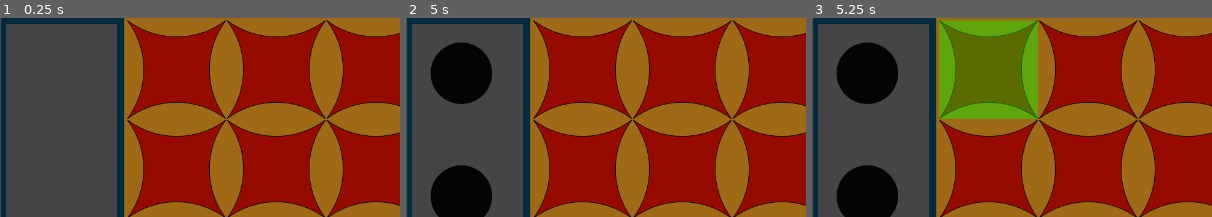
Above: before the commit, frames 1-3 (left to right).
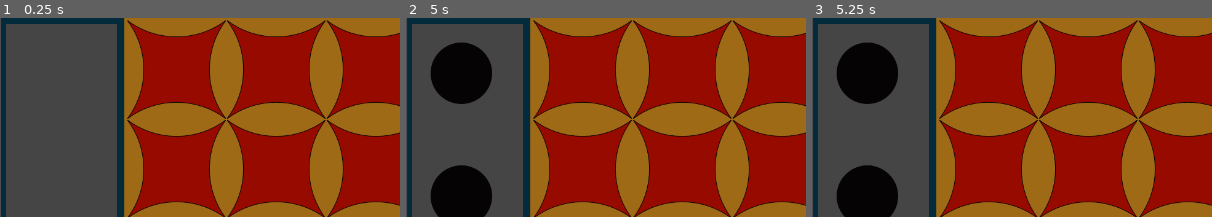
Above: after the commit, the same moments.

Repository: Abdelrahman-Sherif-Fayez/Gobblet-Game
Game: Godot game, scene res://gui.tscn
Same seed, same stepped clock (60 frames per second), same inputs: the game is played once before the commit and once after it.
Inputs (mouse positions are % of the whole screen's width and height, from its top left):
- Up to frame 1 (0.25 s): no input
- Up to frame 2 (5 s): click "StartGame" at 0.5 s; click "StartGame" at 1.25 s; click "Test" at 2 s; click "Test" at 2.75 s; click "StartGame" at 3.5 s; click "Test" at 4.25 s
- Up to frame 3 (5.25 s): tap Enter at 5 s; move the mouse to (72, 45) at 5.02 s; press the mouse at (72, 45) at 5.03 s
The pictures show only the part of the screen within x 0-50%, y 0-50%; the shares and areas given below are measured in that part.

Frames 1-2 are identical in both runs. In frame 3, 12% of the frame differs, in the area x 31-57%, y 1-51%.
Error after the commit: Invalid call to function 'get_XL_moves' in base 'Node (GeneratePath.gd)'. Expected 3 arguments. (res://GUI.gd:131)

Commit message:
Exchanged Functions Positions to the needed location
Transported needed Functions from Bitboard to GeneratePath
Added handles to both files as imports

Diff:
--- a/Bitboard.gd
+++ b/Bitboard.gd
@@ -1,5 +1,7 @@
 extends Node
 class_name Bitboard
+
+@onready var generate_path = $"../GeneratePath"
 
 var white_pieces = [0,0,0,0] #[small, medium, large, XL]
 var black_pieces = [0,0,0,0]
@@ -127,11 +129,11 @@
 
 func generate_move_set(white_pieces: Array, black_pieces: Array, is_black_move: bool) -> Array:
 	var possible_moves = []
-	var XL_moves = get_XL_moves(white_pieces, black_pieces, is_black_move)
-	var L_moves = get_L_moves(white_pieces, black_pieces, is_black_move)
-	var M_moves = get_M_moves(white_pieces, black_pieces, is_black_move)
-	var S_moves = get_S_moves(white_pieces, black_pieces, is_black_move)
-	var normal_external_moves = get_normal_external_moves(white_pieces, black_pieces, is_black_move)
+	var XL_moves = generate_path.get_XL_moves(white_pieces, black_pieces, is_black_move)
+	var L_moves = generate_path.get_L_moves(white_pieces, black_pieces, is_black_move)
+	var M_moves = generate_path.get_M_moves(white_pieces, black_pieces, is_black_move)
+	var S_moves = generate_path.get_S_moves(white_pieces, black_pieces, is_black_move)
+	var normal_external_moves = generate_path.get_normal_external_moves(white_pieces, black_pieces, is_black_move)
 
 	if XL_moves.size() > 0:
 		for move in XL_moves:
@@ -185,28 +187,6 @@
 				available_sizes.append(false)
 	return available_sizes
 
-func get_normal_external_moves(white_pieces, black_pieces, is_black_move):
-	var mask = 0b0000000000000001
-	var external_moves = []
-	var num_of_remaining_pieces
-	if is_black_move:
-		num_of_remaining_pieces = self.get_remaining_pieces(black_pieces)
-	else:
-		num_of_remaining_pieces = self.get_remaining_pieces(white_pieces)
-	for i in range(4):
-		if i < 3:
-			if num_of_remaining_pieces[i] != 0 and num_of_remaining_pieces[i+1] < 3:
-				var moves = self.get_moves_to_empty_cell(white_pieces, black_pieces, i, is_black_move)
-				if moves.size() > 0:
-					for move in moves:
-						external_moves.append(move)
-		else:
-			var moves = self.get_moves_to_empty_cell(white_pieces, black_pieces, i, is_black_move)
-			if moves.size() > 0:
-				for move in moves:
-					external_moves.append(move)
-	return external_moves
-
 func get_moves_to_empty_cell(white_pieces, black_pieces, size, is_black_move):
 	var temp_board = []
 	var mask = 0b0000000000000001
@@ -225,105 +205,6 @@
 			mask <<= 1
 	return moves
 
-func get_XL_moves(white_pieces, black_pieces, is_black_move):
-	var temp_board = []
-	var mask = 0b0000000000000001
-	var mask2 = 0b0000000000000001
-	var XL_moves = []
-	for i in range(4):
-		temp_board.append(white_pieces[i] | black_pieces[i])
-	if is_black_move:
-		for k in range(16):
-			if (black_pieces[3] & mask) == mask:
-				for m in range(16):
-					if (temp_board[3] & mask2) == 0:
-						XL_moves.append(Move.new(k, m, 3, true))
-					mask2 <<= 1
-			mask <<= 1
-	else:
-		for k in range(16):
-			if (white_pieces[3] & mask) == mask:
-				for m in range(16):
-					if (temp_board[3] & mask2) == 0:
-						XL_moves.append(Move.new(k, m, 3, false))
-					mask2 <<= 1
-			mask <<= 1
-	return XL_moves
-
-func get_L_moves(white_pieces, black_pieces, is_black_move):
-	var temp_board = []
-	var mask = 0b0000000000000001
-	var mask2 = 0b0000000000000001
-	var L_moves = []
-	for i in range(4):
-		temp_board.append(white_pieces[i] | black_pieces[i])
-	if is_black_move:
-		for k in range(16):
-			if black_pieces[2] & mask == mask:
-				for m in range(16):
-					if (temp_board[3] & mask2) == 0 and (temp_board[2] & mask2) == 0:
-						L_moves.append(Move.new(k, m, 2, true))
-					mask2 <<= 1
-			mask <<= 1
-	else:
-		for k in range(16):
-			if white_pieces[2] & mask == mask:
-				for m in range(16):
-					if (temp_board[3] & mask2) == 0 and (temp_board[2] & mask2) == 0:
-						L_moves.append(Move.new(k, m, 2, false))
-					mask2 <<= 1
-			mask <<= 1
-	return L_moves
-
-func get_M_moves(white_pieces, black_pieces, is_black_move):
-	var temp_board = []
-	var mask = 0b0000000000000001
-	var mask2 = 0b0000000000000001
-	var M_moves = []
-	for i in range(4):
-		temp_board.append(white_pieces[i] | black_pieces[i])
-	if is_black_move:
-		for k in range(16):
-			if black_pieces[1] & mask == mask:
-				for m in range(16):
-					if (temp_board[3] & mask2) == 0 and (temp_board[2] & mask2) == 0 and (temp_board[1] & mask2) == 0:
-						M_moves.append(Move.new(k, m, 1, true))
-					mask2 <<= 1
-			mask <<= 1
-	else:
-		for k in range(16):
-			if white_pieces[1] & mask == mask:
-				for m in range(16):
-					if (temp_board[3] & mask2) == 0 and (temp_board[2] & mask2) == 0 and (temp_board[1] & mask2) == 0:
-						M_moves.append(Move.new(k, m, 1, false))
-					mask2 <<= 1
-			mask <<= 1
-	return M_moves
-
-func get_S_moves(white_pieces, black_pieces, is_black_move):
-		var temp_board = []
-		var mask = 0b0000000000000001
-		var mask2 = 0b0000000000000001
-		var S_moves = []
-		for i in range(4):
-			temp_board.append(white_pieces[i] | black_pieces[i])
-		if is_black_move:
-			for k in range(16):
-				if black_pieces[0] & mask == mask:
-					for m in range(16):
-						if (temp_board[3] & mask2) == 0 and (temp_board[2] & mask2) == 0 and (temp_board[1] & mask2) == 0 and (temp_board[0] & mask2) == 0:
-							S_moves.append(Move.new(k, m, 1, true))
-						mask2 <<= 1
-				mask <<= 1
-		else:
-			for k in range(16):
-				if white_pieces[0] & mask == mask:
-					for m in range(16):
-						if (temp_board[3] & mask2) == 0 and (temp_board[2] & mask2) == 0 and (temp_board[1] & mask2) == 0 and (temp_board[0] & mask2) == 0:
-							S_moves.append(Move.new(k, m, 1, false))
-						mask2 <<= 1
-				mask <<= 1
-		return S_moves
 
 #will use get moves functions then seperate each option and add them to the layer
 #Returns A list of legal moves which is one layer of the tree.
--- a/GeneratePath.gd
+++ b/GeneratePath.gd
@@ -1,15 +1,127 @@
 extends Node
+
+@onready var bitboard = $"../Bitboard"
 
 #Same person of gen move set
 #takes bitboard and returns interger formed of ones placed in the cells of legal moves
-func get_XL_moves(position, board):
-	return 1
+func get_XL_moves(white_pieces, black_pieces, is_black_move):
+	var temp_board = []
+	var mask = 0b0000000000000001
+	var mask2 = 0b0000000000000001
+	var XL_moves = []
+	for i in range(4):
+		temp_board.append(white_pieces[i] | black_pieces[i])
+	if is_black_move:
+		for k in range(16):
+			if (black_pieces[3] & mask) == mask:
+				for m in range(16):
+					if (temp_board[3] & mask2) == 0:
+						XL_moves.append(Move.new(k, m, 3, true))
+					mask2 <<= 1
+			mask <<= 1
+	else:
+		for k in range(16):
+			if (white_pieces[3] & mask) == mask:
+				for m in range(16):
+					if (temp_board[3] & mask2) == 0:
+						XL_moves.append(Move.new(k, m, 3, false))
+					mask2 <<= 1
+			mask <<= 1
+	return XL_moves
 
-func get_L_moves(position, board):
-	return 2
+func get_L_moves(white_pieces, black_pieces, is_black_move):
+	var temp_board = []
+	var mask = 0b0000000000000001
+	var mask2 = 0b0000000000000001
+	var L_moves = []
+	for i in range(4):
+		temp_board.append(white_pieces[i] | black_pieces[i])
+	if is_black_move:
+		for k in range(16):
+			if black_pieces[2] & mask == mask:
+				for m in range(16):
+					if (temp_board[3] & mask2) == 0 and (temp_board[2] & mask2) == 0:
+						L_moves.append(Move.new(k, m, 2, true))
+					mask2 <<= 1
+			mask <<= 1
+	else:
+		for k in range(16):
+			if white_pieces[2] & mask == mask:
+				for m in range(16):
+					if (temp_board[3] & mask2) == 0 and (temp_board[2] & mask2) == 0:
+						L_moves.append(Move.new(k, m, 2, false))
+					mask2 <<= 1
+			mask <<= 1
+	return L_moves
 
-func get_M_moves(position, board):
-	return 4
+func get_M_moves(white_pieces, black_pieces, is_black_move):
+	var temp_board = []
+	var mask = 0b0000000000000001
+	var mask2 = 0b0000000000000001
+	var M_moves = []
+	for i in range(4):
+		temp_board.append(white_pieces[i] | black_pieces[i])
+	if is_black_move:
+		for k in range(16):
+			if black_pieces[1] & mask == mask:
+				for m in range(16):
+					if (temp_board[3] & mask2) == 0 and (temp_board[2] & mask2) == 0 and (temp_board[1] & mask2) == 0:
+						M_moves.append(Move.new(k, m, 1, true))
+					mask2 <<= 1
+			mask <<= 1
+	else:
+		for k in range(16):
+			if white_pieces[1] & mask == mask:
+				for m in range(16):
+					if (temp_board[3] & mask2) == 0 and (temp_board[2] & mask2) == 0 and (temp_board[1] & mask2) == 0:
+						M_moves.append(Move.new(k, m, 1, false))
+					mask2 <<= 1
+			mask <<= 1
+	return M_moves
 
-func get_S_moves(position, board):
-	return 8
+func get_S_moves(white_pieces, black_pieces, is_black_move):
+		var temp_board = []
+		var mask = 0b0000000000000001
+		var mask2 = 0b0000000000000001
+		var S_moves = []
+		for i in range(4):
+			temp_board.append(white_pieces[i] | black_pieces[i])
+		if is_black_move:
+			for k in range(16):
+				if black_pieces[0] & mask == mask:
+					for m in range(16):
+						if (temp_board[3] & mask2) == 0 and (temp_board[2] & mask2) == 0 and (temp_board[1] & mask2) == 0 and (temp_board[0] & mask2) == 0:
+							S_moves.append(Move.new(k, m, 1, true))
+						mask2 <<= 1
+				mask <<= 1
+		else:
+			for k in range(16):
+				if white_pieces[0] & mask == mask:
+					for m in range(16):
+						if (temp_board[3] & mask2) == 0 and (temp_board[2] & mask2) == 0 and (temp_board[1] & mask2) == 0 and (temp_board[0] & mask2) == 0:
+							S_moves.append(Move.new(k, m, 1, false))
+						mask2 <<= 1
+				mask <<= 1
+		return S_moves
+
+func get_normal_external_moves(white_pieces, black_pieces, is_black_move):
+	var mask = 0b0000000000000001
+	var external_moves = []
+	var num_of_remaining_pieces
+	if is_black_move:
+		num_of_remaining_pieces = bitboard.get_remaining_pieces(black_pieces)
+	else:
+		num_of_remaining_pieces = bitboard.get_remaining_pieces(white_pieces)
+	for i in range(4):
+		if i < 3:
+			if num_of_remaining_pieces[i] != 0 and num_of_remaining_pieces[i+1] < 3:
+				var moves = bitboard.get_moves_to_empty_cell(white_pieces, black_pieces, i, is_black_move)
+				if moves.size() > 0:
+					for move in moves:
+						external_moves.append(move)
+		else:
+			var moves = bitboard.get_moves_to_empty_cell(white_pieces, black_pieces, i, is_black_move)
+			if moves.size() > 0:
+				for move in moves:
+					external_moves.append(move)
+	return external_moves
Not shown, added: gui291E.tmp
Not shown, added: guiCEF8.tmp
